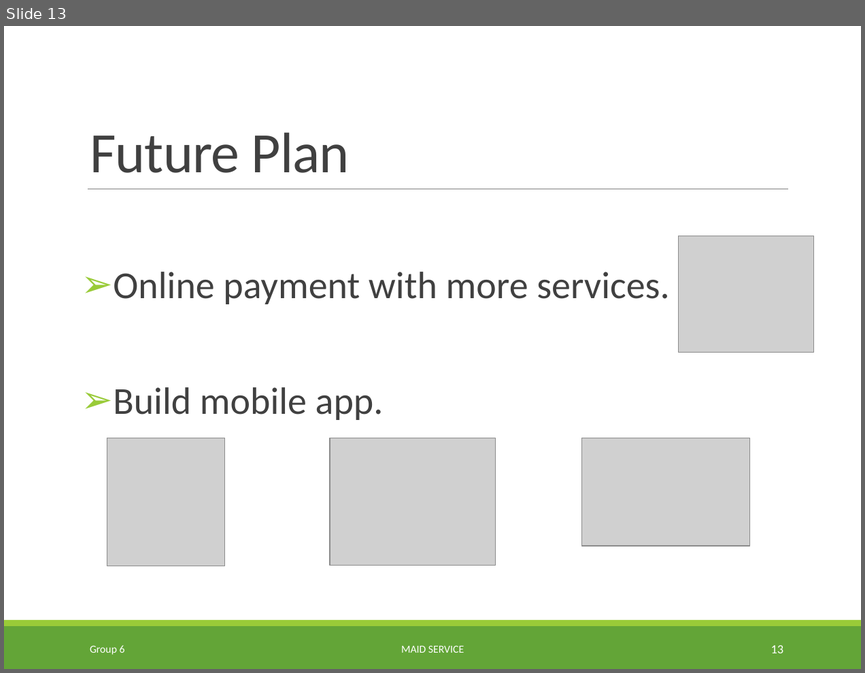
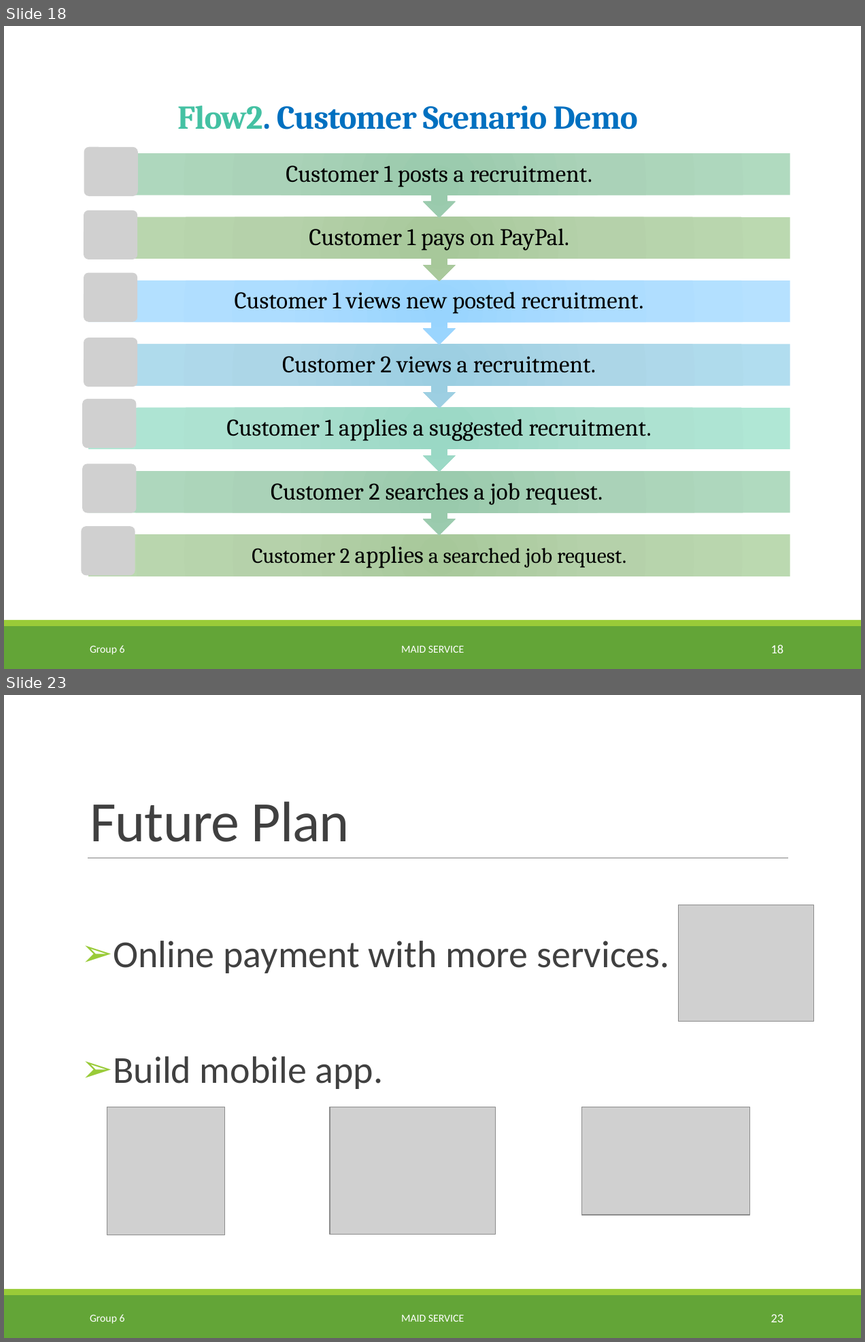
Before and after one commit to TuanBT/ms-website, a slide deck: 06.Personal Archives/04.CongNT/MS_Slide.pptx. Shown one above the other, each under a label of ours: slide 13 before the commit, slides 18 and 23 after it; the slides between them are not shown. The pictures are 865x673 and 865x1342 pixels, drawn with LibreOffice and Linux fonts; fonts in the diff are those of the drawing; grey boxes stand for pictures. Boxes give left, top, right and bottom in pixels: in the first picture for what was removed or moved away, otherwise in the second. Text is boxed around its words. In the diff, an @@ line names an element or a change of style, - is before the commit and + after.

```diff
--- a/06.Personal Archives/04.CongNT/MS_Slide.pptx
+++ b/06.Personal Archives/04.CongNT/MS_Slide.pptx
@@ slide 18 added at [4,26,861,669], background #FFFFFF; not listed: 3 template elements that a slide beside it also shows @@
@@ title added at [177,106,637,129], 28 pt, text #0070C0, bold @@
+Flow2. Customer Scenario Demo
@@ picture added at [84,147,138,195] @@
@@ group added at [89,154,791,576]: 7 texts, 6 up arrow callouts, 1 rectangle @@
+Customer 2 applies a searched job request.
+Customer 2 searches a job request.
+Customer 1 applies a suggested recruitment.
+Customer 2 views a recruitment.
+Customer 1 views new posted recruitment.
+Customer 1 pays on PayPal.
+Customer 1 posts a recruitment.
@@ picture added at [84,210,138,259] @@
@@ picture added at [84,273,138,322] @@
@@ picture added at [84,338,138,386] @@
@@ picture added at [82,399,136,448] @@
@@ picture added at [82,464,136,513] @@
@@ picture added at [81,526,135,575] @@
@@ text added at [90,645,125,654], 9 pt, text #FFFFFF @@
+Group 6
@@ text added at [401,645,464,652], 9 pt, text #FFFFFF @@
+MAID SERVICE
@@ page number added at [771,644,784,653], 10.5 pt, text #FFFFFF @@
+18
@@ what was slide 13 is now slide 23 @@
@@ page number at [771,1314,784,1322]: text changed @@
-13
+23
```
Also in this commit, not shown: 10 slides changed, 12 other slides added, 2 slides removed.
